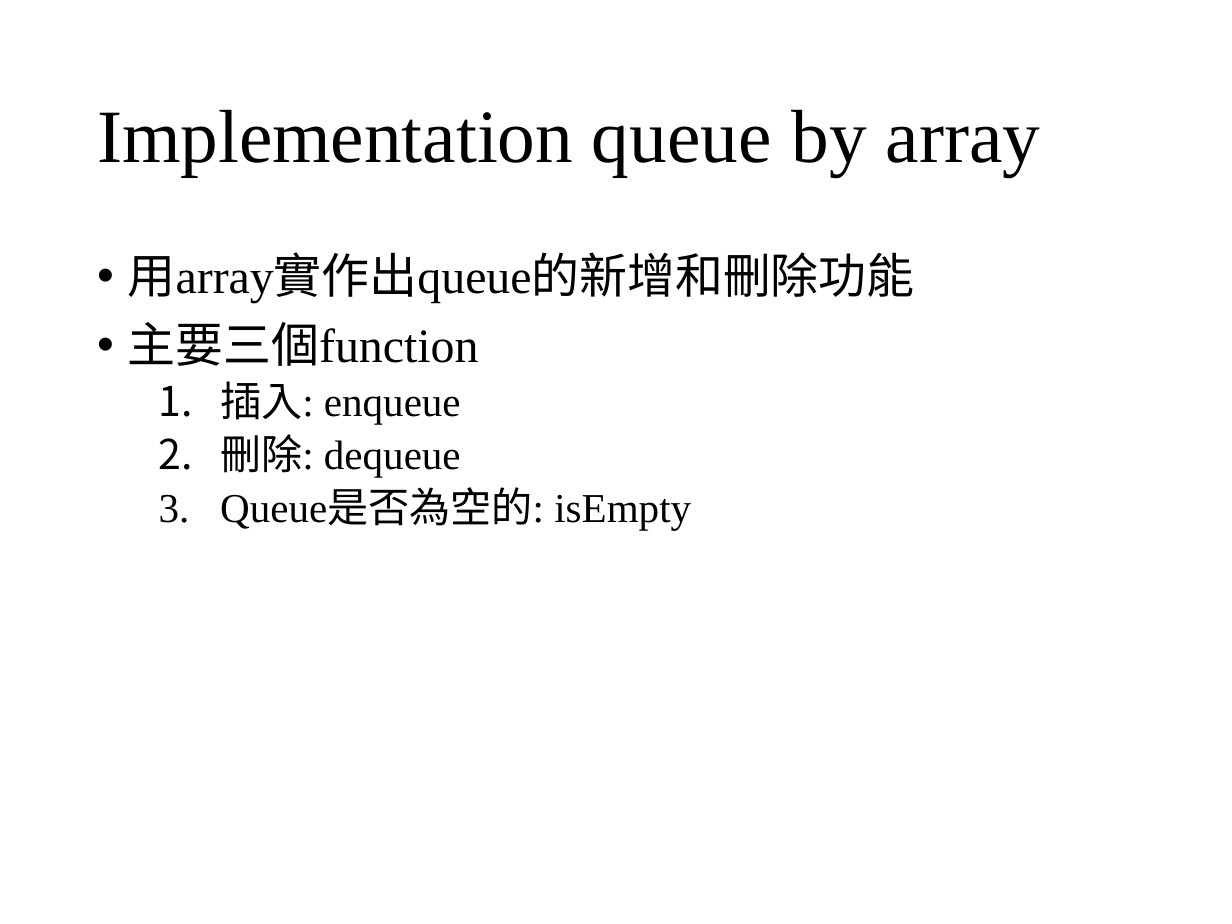
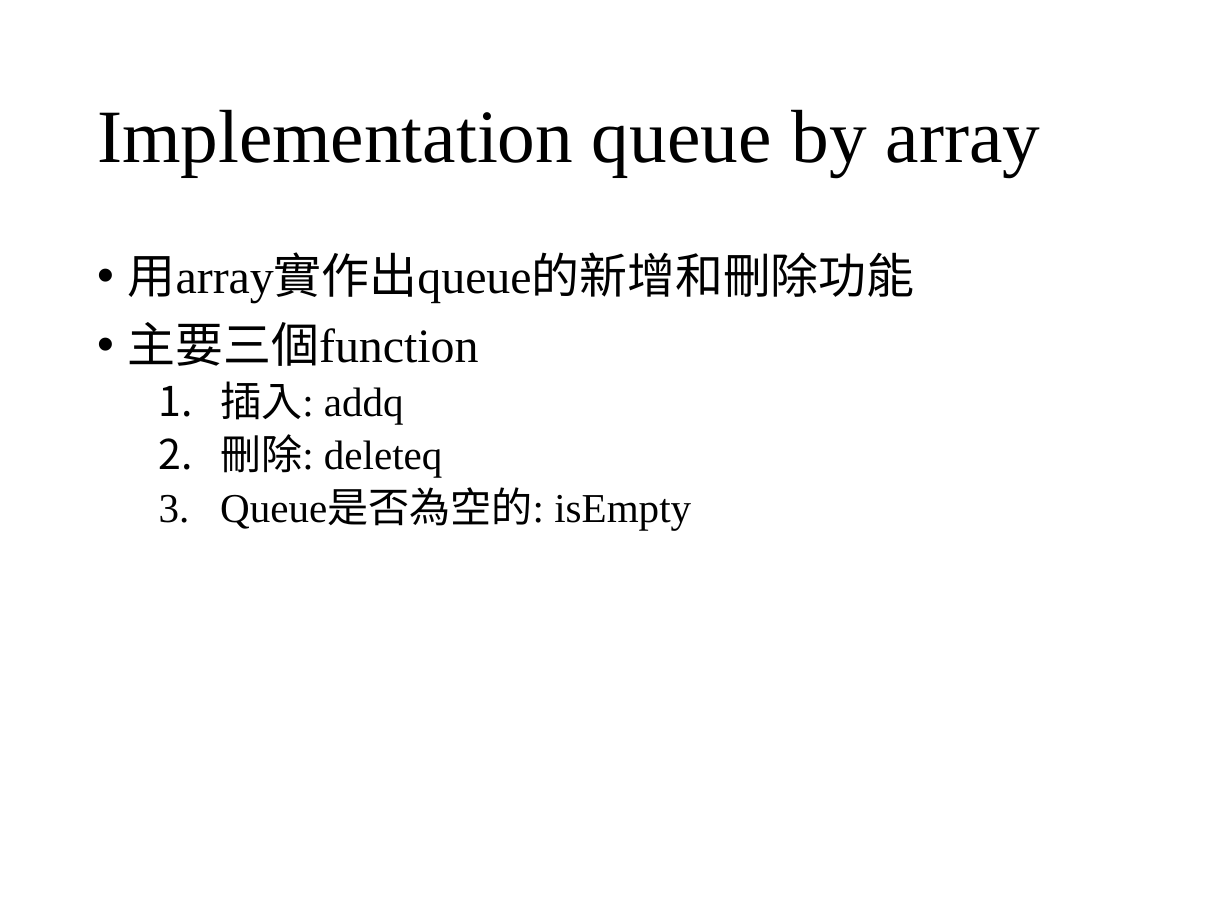
Before and after one commit to wangruxing/DataStructure, a slide deck: slide 21 of Chapter 3 Stacks and Queues/Chapter 3.pptx. Drawn at 1232x924 pixels with LibreOffice and Linux fonts; fonts in the diff are those of the drawing. Boxes give left, top, right and bottom in pixels: in the first picture for what was removed or moved away, otherwise in the second. Text is boxed around its words. In the diff, an @@ line names an element or a change of style, - is before the commit and + after.

Commit message:
修改 Implementation queue by array
3.2的程式碼及PPT

```diff
--- a/Chapter 3 Stacks and Queues/Chapter 3.pptx
+++ b/Chapter 3 Stacks and Queues/Chapter 3.pptx
@@ text at (220,381,442,477): text changed @@
-  1. 插入: enqueue
-  2. 刪除: dequeue
+  1. 插入: addq
+  2. 刪除: deleteq
```
Also in this commit, not shown: 16 other slides changed, 4 other files.
